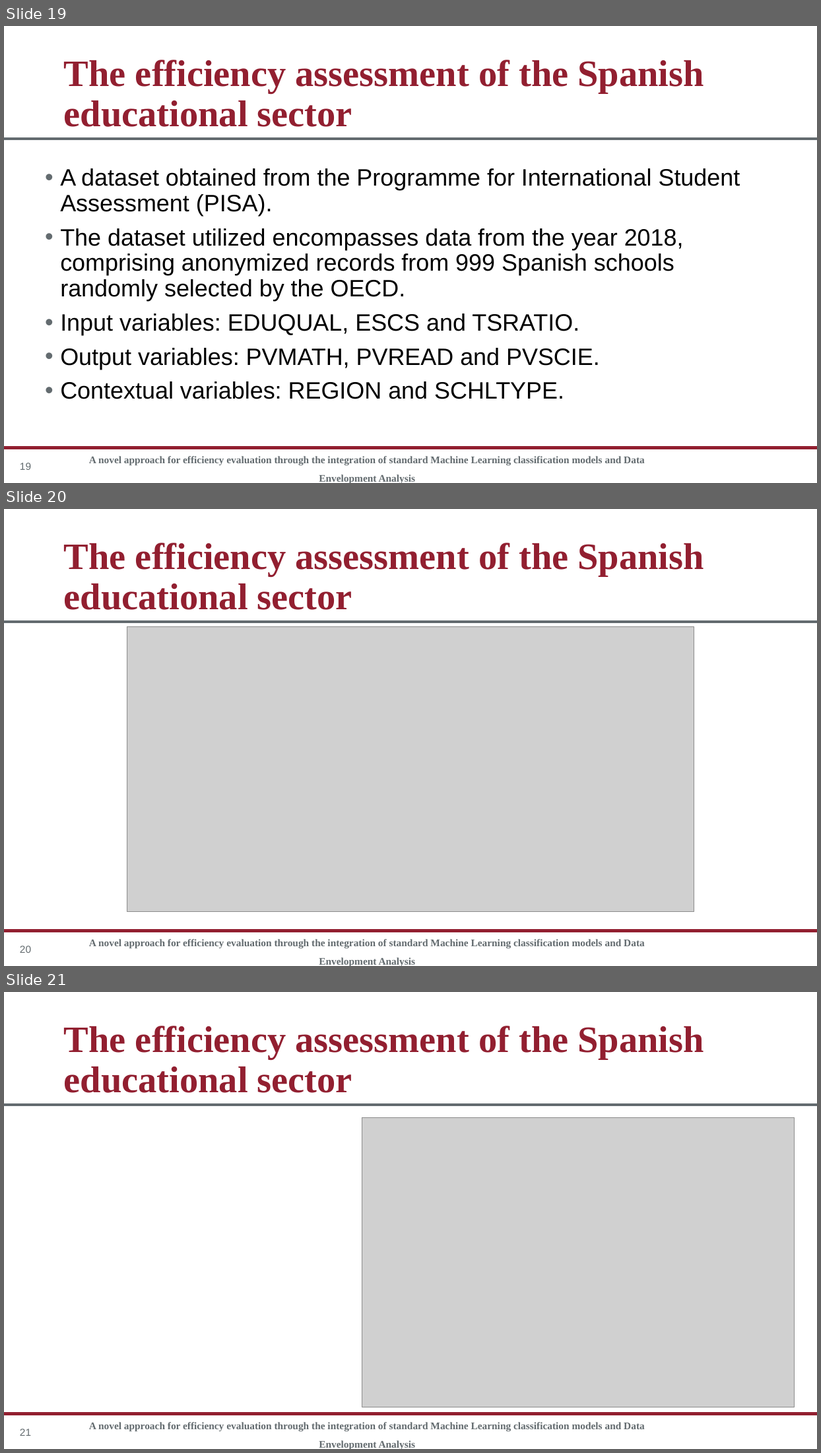
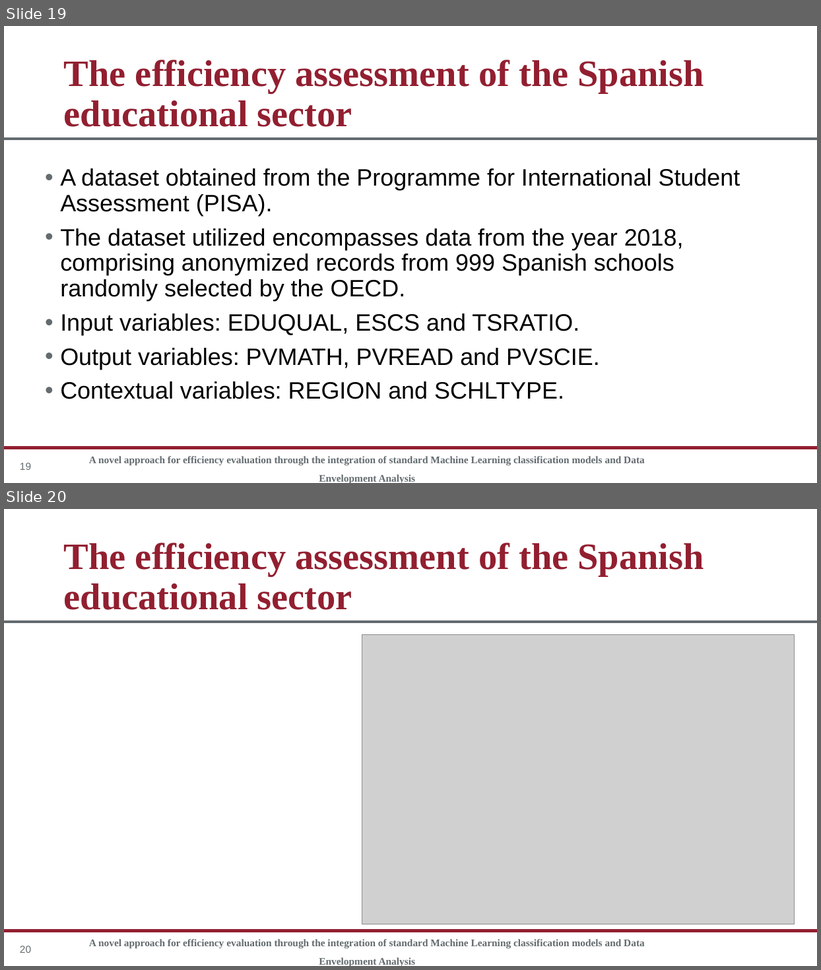
Before and after one commit to rgonzalezmoyano/Cafee, a slide deck: articulo 1 XAI/Presentación/Presentacion XAI version 1_JA.pptx. Shown one above the other, each under a label of ours: slides 19, 20 and 21 before the commit, slides 19 and 20 after it. The pictures are 821x1453 and 821x970 pixels, drawn with LibreOffice and Linux fonts; fonts in the diff are those of the drawing; grey boxes stand for pictures; background and template pictures are left out. Boxes give left, top, right and bottom in pixels: in the first picture for what was removed or moved away, otherwise in the second. Text is boxed around its words. In the diff, an @@ line names an element or a change of style, - is before the commit and + after.

```diff
--- a/articulo 1 XAI/Presentación/Presentacion XAI version 1_JA.pptx
+++ b/articulo 1 XAI/Presentación/Presentacion XAI version 1_JA.pptx
@@ slide 20 removed at [4,509,817,966], background #FFFFFF; not listed: 2 template elements that a slide beside it also shows @@
@@ title removed at [64,543,704,610] @@
-The efficiency assessment of the Spanish educational sector
@@ picture removed at [127,627,694,912] @@
@@ text removed at [89,939,645,966] @@
-A novel approach for efficiency evaluation through the integration of standard Machine Learning classification models and Data Envelopment Analysis
@@ page number removed at [20,946,31,953] @@
-20
@@ what was slide 21 is now slide 20 @@
@@ page number at [20,946,31,953]: text changed @@
-21
+20
```
Also in this commit, not shown: 3 slides changed, 2 other files.
